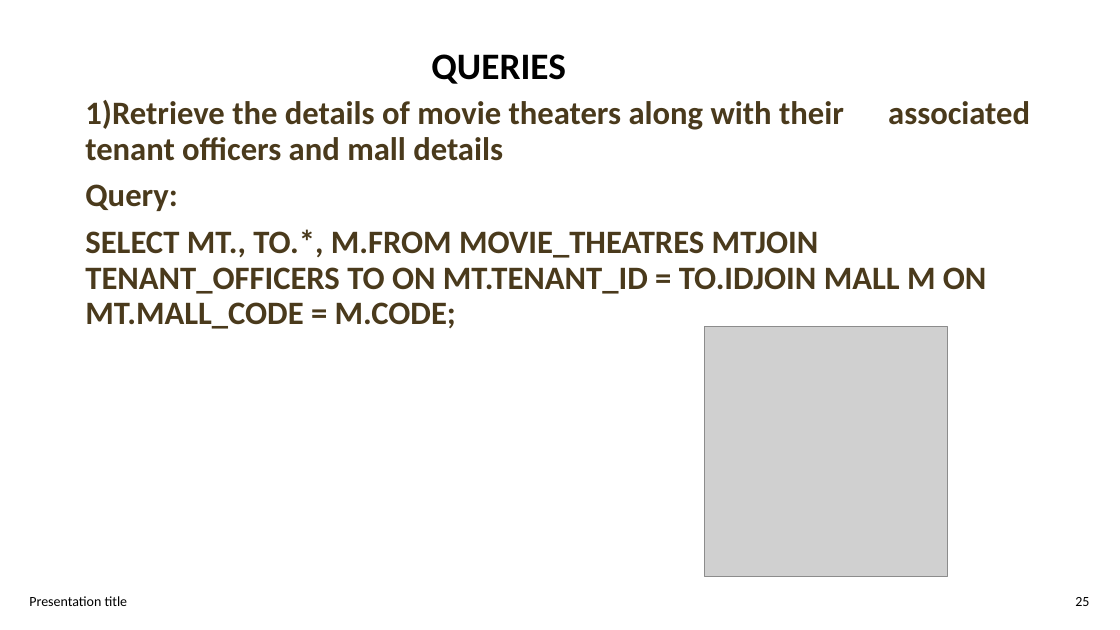
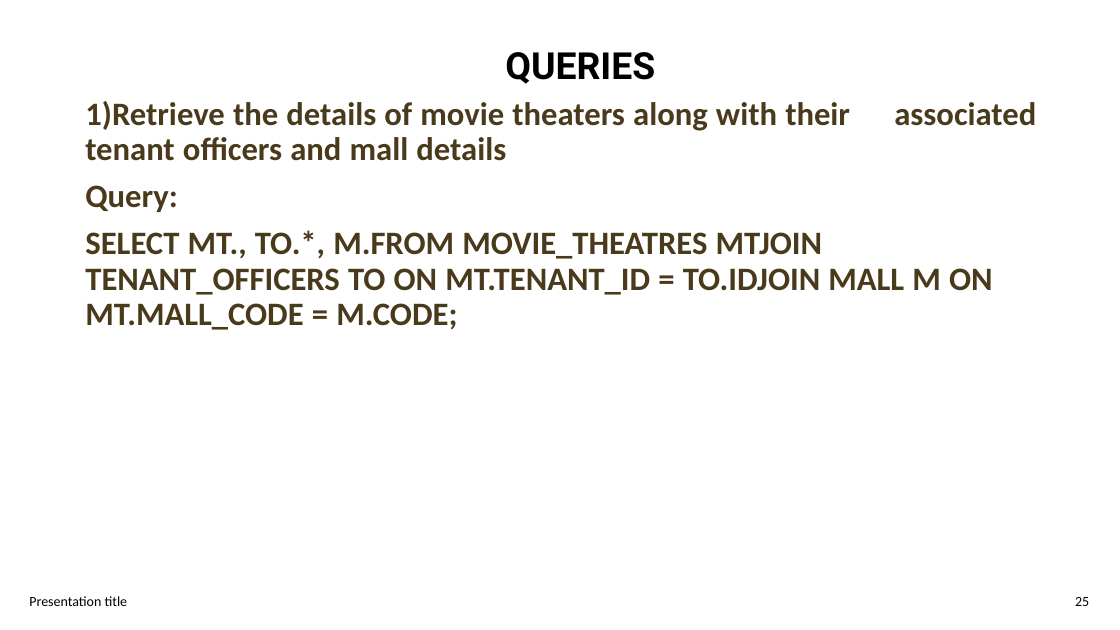
Before and after one commit to Bharadwaj721/Mall-Management-Database-System, a slide deck: slide 25 of DBMS PROJECT.pptx. Drawn at 1120x630 pixels with LibreOffice and Linux fonts; fonts in the diff are those of the drawing; grey boxes stand for pictures; background and template pictures are left out. Boxes give left, top, right and bottom in pixels: in the first picture for what was removed or moved away, otherwise in the second. Text is boxed around its words. In the diff, an @@ line names an element or a change of style, - is before the commit and + after.

```diff
--- a/DBMS PROJECT.pptx
+++ b/DBMS PROJECT.pptx
@@ text "QUERIES": place and size @@
-text "QUERIES" at (431,54,566,84)
+text "QUERIES" at (505,52,655,84)
@@ text "QUERIES" at (505,52,655,84): font Calibri to Roboto; line spacing 1 to 35.8pt @@
@@ text added at (85,101,1036,161), 28 pt, text #4A3A1C, bold @@
+1)Retrieve the details of movie theaters along with their associated
+tenant officers and mall details
@@ text at (85,230,993,330): text changed @@
-1)Retrieve the details of movie theaters along with their associated tenant officers and mall details
-Query:
-SELECT MT., TO.*, M.FROM MOVIE_THEATRES MTJOIN TENANT_OFFICERS TO ON MT.TENANT_ID = TO.IDJOIN MALL M ON MT.MALL_CODE = M.CODE;
+SELECT MT., TO.*, M.FROM MOVIE_THEATRES MTJOIN
+TENANT_OFFICERS TO ON MT.TENANT_ID = TO.IDJOIN MALL M ON
+MT.MALL_CODE = M.CODE;
@@ picture removed at (704,327,948,576) @@
@@ text "25" at (1075,597,1089,606): alignment right to left; line spacing 1 to 12pt; vertical alignment middle to top @@
```
Also in this commit, not shown: 29 other slides changed, 1 slide added, 1 slide removed.
